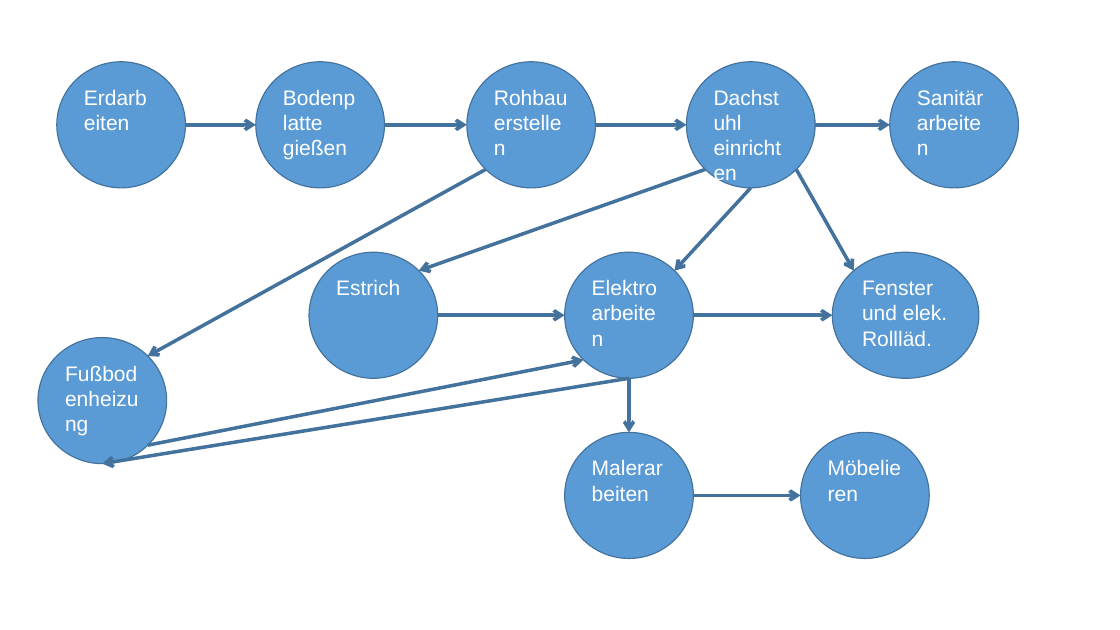
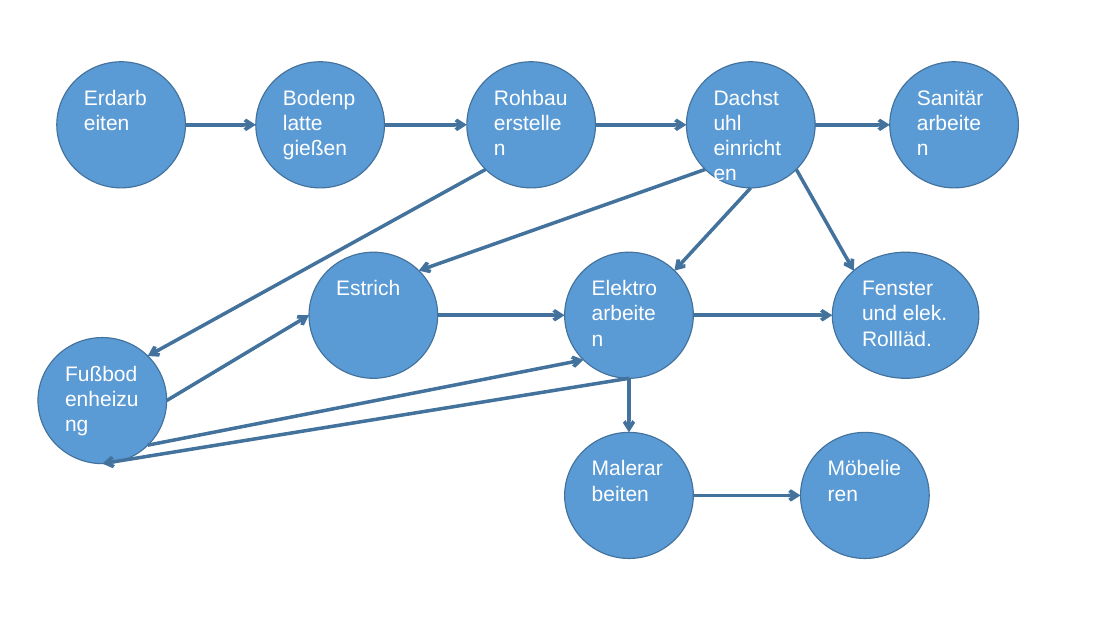
Before and after one commit to be85832/ALDSPraktikum, a slide deck: slide 1 of Praktikum_Aufgabenteil_a.pptx. Drawn at 1120x630 pixels with LibreOffice and Linux fonts; fonts in the diff are those of the drawing. Boxes give left, top, right and bottom in pixels: in the first picture for what was removed or moved away, otherwise in the second. Text is boxed around its words. In the diff, an @@ line names an element or a change of style, - is before the commit and + after.

```diff
--- a/Praktikum_Aufgabenteil_a.pptx
+++ b/Praktikum_Aufgabenteil_a.pptx
@@ arrow added from (166, 401) to (309, 315), #43739E 3 pt @@
```
Also in this commit, not shown: 1 other file.
